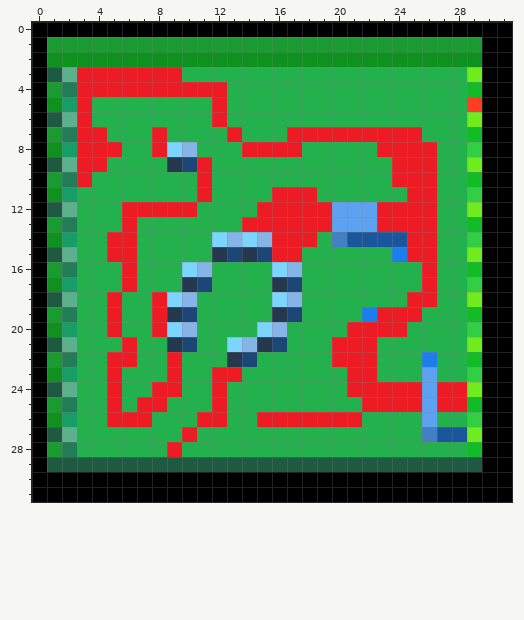
One commit to this pixel-art sprite: res/textures/test.png. Above is the file before it was changed.
The file is 32x32 pixels.
Once edited:
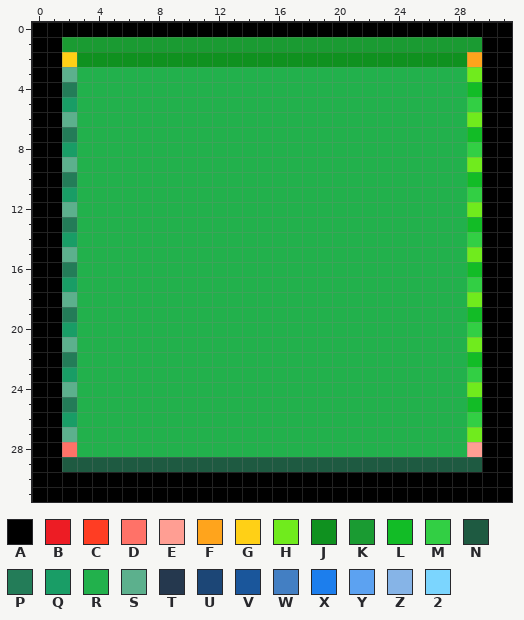
Palette (. is transparent): A #000000  B #ed1c24  C #ff3d23  D #ff7268  E #ff9e93  F #ffa41c  G #ffd016  H #70eb1d  J #0f911f  K #1a9b32  L #12bc26  M #32cf44  N #1e5a41  P #237c58  Q #199d66  R #22b14c  S #5cb08d  T #25384e  U #1c4676  V #1a569b  W #437fc3  X #1c7eed  Y #5ca2f1  Z #86b4e7  2 #7bd5fe
Difference:
Changed rows in their new state; - is an unchanged pixel.
first column x 1:
 1 A----------------------------
 2 AG--------------------------F
 3 A-RRRRRRR--------------------
 4 A-RRRRRRRRRR-----------------
 5 A-R--------R----------------M
 6 A-R--------R-----------------
 7 A-RR---R----R---RRRRRRRRR----
 8 A-RRR--RRR---RRRR-----RRRR---
 9 A-RR----RRR------------RRR---
10 A-R-------R------------RRR---
11 A---------R----RRR------RR---
12 A----RRRRR----RRRRRRRRRRRR---
13 A----R-------RRRRRRRRRRRRR---
14 A---RR-----RRRRRRR-RRRRRRR---
15 A---RR-----RRRRRR------RRR---
16 A----R---RR----RR--------R---
17 A----R---RR----RR--------R---
18 A---R--RRR-----RR-------RR---
19 A---R--RRR-----RR----RRRR----
20 A---R--RRR----RR----RRRR-----
21 A----R--RR--RRRR---RRR-------
22 A---RR--R---RR-----RRR---R---
23 A---R---R--RR-------RR---R---
24 A---R--RR--R--------RRRRRRRR-
25 A---R-RR---R---------RRRRRRR-
26 A---RRR---RR--RRRRRRR----R---
27 A--------R---------------RRR-
28 AD------R-------------------E
29 A----------------------------
